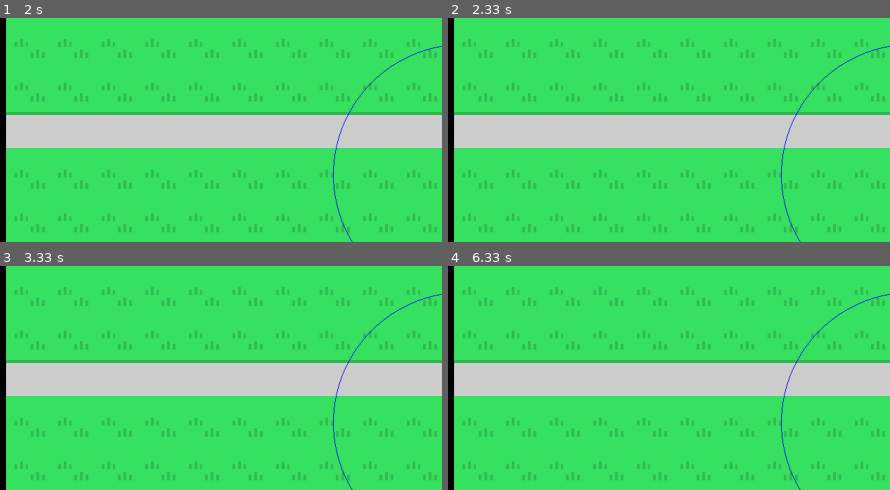
Above: before the commit, frames 1-4 (two rows, left to right).
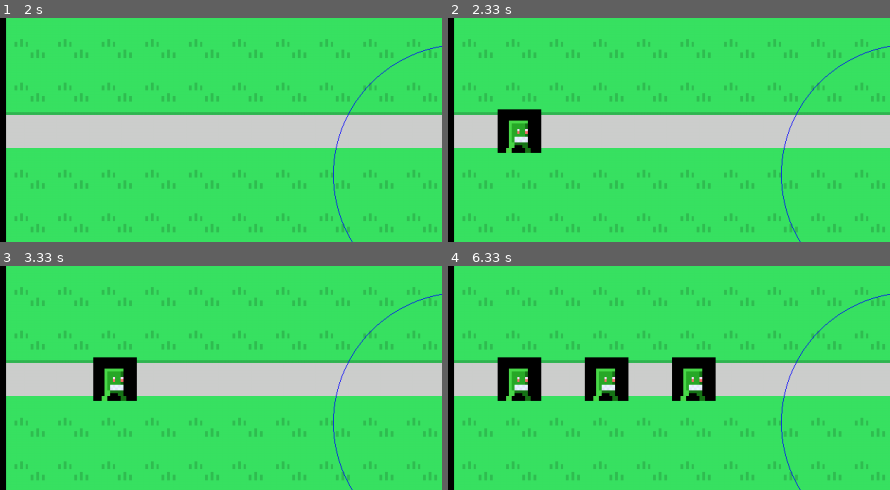
Above: after the commit, the same moments.

Repository: Al1babax/tower_defence_pygame
Game: pygame game, started from main.py
Two runs of this game, one before a commit and one after it. Both use one fixed random seed, a clock stepped at 60 frames per second and the inputs below.
Inputs:
- Up to frame 1 (2 s): no input
- Up to frame 2 (2.33 s): no input
- Up to frame 3 (3.33 s): no input
- Up to frame 4 (6.33 s): no input
The pictures show only the part of the screen within x 0-50%, y 20-70%; the shares and areas given below are measured in that part.

Frame 1 is identical in both runs. In frame 2, 2.0% of the frame differs, in the area x 11-22%, y 40-61%; in frame 3, 1.9%; in frame 4, 5.9%, in the area x 11-61%, y 40-61%.

Commit message:
enemies render fix

Diff:
--- a/Engine/render.py
+++ b/Engine/render.py
@@ -1,8 +1,8 @@
 import json
 from dataclasses import dataclass
 from typing import Optional, Tuple, List
-
 import pygame
+
 
 """
 Class to render the game to the screen
@@ -28,7 +28,6 @@
     sprite_map = json.load(file)
 
 sprite_sheet = pygame.image.load("Assets/main.png")
-
 
 class Sprite:
     def __init__(
@@ -98,7 +97,6 @@
 
         self.sprite_object = pygame.transform.rotate(self.sprite_object, angle)
 
-
 @dataclass
 class ReturnPackage:
     game_over: bool = False
@@ -116,9 +114,11 @@
         self.screen_rect = None
 
         self.return_package: Optional[ReturnPackage] = None
+
         self.sprite_dict = {}
-
-        self.previous_terrain = []
+        self.terrain_dict = {}
+        self.updated_terrain = False
+
         self.block_size: int = 0
 
         # Get the game window to show up
@@ -145,80 +145,56 @@
         from Engine.enemy import Enemy
         from Engine.tower import Tower
 
-        # TODO: Maybe create the terrain going left to right to begin with and then no rotation would be needed
-        # TODO: this would also make it easier to not have two coordinate systems
-        # Rotate the terrain matrix so enemies move left to right
-        # rotated_terrain = self.rotate_terrain(level.terrain)
-        rotated_terrain = level.terrain
-
-        self.block_size = min(self.screen_width // len(rotated_terrain[0]), self.screen_height // len(rotated_terrain))
+        # TODO: move this, so we do it only once
+        self.block_size = min(self.screen_width // len(level.terrain[0]), self.screen_height // len(level.terrain))
 
         # List of towers, to show each tower's shooting range
         tower_list = []
 
-        # Display terrain map on screen: 0 = enemy, 1 = tower, 2 = static block
-        # TODO: Maybe better if sprites are created only once for each tile and only changed if needed vs created every frame
-        # TODO: Save previous terrain and compare if changed to only update changed tiles/objects
-
-        saved_previous_terrain = False
-        if not self.previous_terrain:
-            self.previous_terrain = rotated_terrain
-            saved_previous_terrain = True
-
-        for i, row in enumerate(rotated_terrain):
+        # Sprite info
+        sprite_category = ""
+        sprite_type = ""
+        enemy_action = ""
+        tower_level = ""
+        size = (self.block_size, self.block_size)
+
+        for i, row in enumerate(level.terrain):
             for j, sq in enumerate(row):
 
-                # If previous frame block is the same as current block
-                if not saved_previous_terrain and sq == self.previous_terrain[i][j]:
-                    sq_sprite = self.sprite_dict[(i, j)]
+                # If previous block = current block, skip it
+                if self.updated_terrain and self.terrain_dict[(i, j)] == sq:
+                    # TODO: circle ?
                     continue
 
-                else:
-
-                    sq_color = ""
-                    # Sprite info
-                    sprite_category = ""
-                    sprite_type = ""
-                    enemy_action = ""
-                    tower_level = ""
-                    size = (self.block_size, self.block_size)
-
-                    if isinstance(sq, TerrainBlock):
-                        if sq.block_type == 0:  # Enemy path
-                            sq_color = "antiquewhite4"
-                            sprite_category = "ground"
-                            sprite_type = "dirt"
-                        if sq.block_type == 1:  # Empty tower block
-                            sq_color = "White"
-                            sprite_category = "ground"
-                            sprite_type = "tower"
-                        if sq.block_type == 2:  # Static block
-                            sq_color = "azure3"
-                            sprite_category = "ground"
-                            sprite_type = "grass"
-                    elif isinstance(sq, Enemy):
-                        sq_color = "Red"  # Enemy block
-                        sprite_category = "enemies"
-                        sprite_type = "normal"
-                        enemy_action = "run"
-                    elif isinstance(sq, Tower):
-                        sq_color = "Blue"  # Tower block
-                        sprite_category = "towers"
-                        sprite_type = "normal"
-                        tower_level = "0"
-
-                    # Create current sprite, and save it to sprite dictionary
-                    sq_sprite = Sprite(sprite_category=sprite_category, sprite_type=sprite_type,
-                                       enemy_action=enemy_action,
-                                       tower_level=tower_level, size=size)
-
-                    self.sprite_dict[(i, j)] = sq_sprite
-                    self.previous_terrain[i][j] = sq
-
-                # Highlight player base in green
+                # Prepare relevant sprite info to be displayed
+                if isinstance(sq, TerrainBlock):
+                    if sq.block_type == 0:  # Enemy path
+                        sprite_category = "ground"
+                        sprite_type = "dirt"
+                    if sq.block_type == 1:  # Empty tower block
+                        sprite_category = "ground"
+                        sprite_type = "tower"
+                    if sq.block_type == 2:  # Static block
+                        sprite_category = "ground"
+                        sprite_type = "grass"
+                elif isinstance(sq, Enemy):
+                    sprite_category = "enemies"
+                    sprite_type = "normal"
+                    enemy_action = "run"
+                elif isinstance(sq, Tower):
+                    sprite_category = "towers"
+                    sprite_type = "normal"
+                    tower_level = "0"
+
+                # Create current sprite, and save it to sprite dictionary
+                sq_sprite = Sprite(sprite_category=sprite_category, sprite_type=sprite_type,
+                                   enemy_action=enemy_action,
+                                   tower_level=tower_level, size=size)
+
+                self.sprite_dict[(i, j)] = sq_sprite
+                self.terrain_dict[(i, j)] = sq
+
                 # TODO: Highlight player base in some way, but only once
-                # if [j, len(rotated_terrain) - 1 - i] in level.end_blocks:
-                #     sq_color = "Green"
 
                 # Create rectangle as container for the sprite
                 sq_rect = pygame.Rect(SCREEN_X_POS + (j * self.block_size), SCREEN_Y_POS + (i * self.block_size),
@@ -231,9 +207,13 @@
                 if isinstance(sq, Tower):
                     tower_list.append([sq, sq_rect, "Blue"])
 
+        self.updated_terrain = True
+
         # For each tower placed, show shooting range
         for tower, tower_rect, tower_color in tower_list:
             pygame.draw.circle(self.game_window, tower_color, tower_rect.center, tower.range * self.block_size, width=1)
+
+
 
     def get_keyboard_input(self):
         key_pressed = pygame.key.get_pressed()
